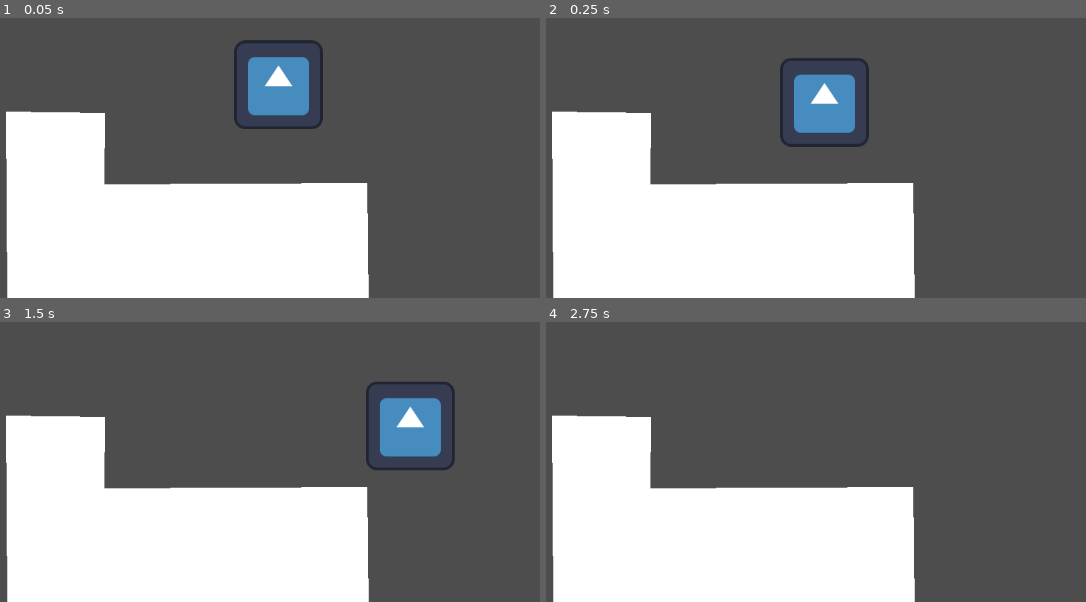
Above: before the commit, frames 1-4 (two rows, left to right).
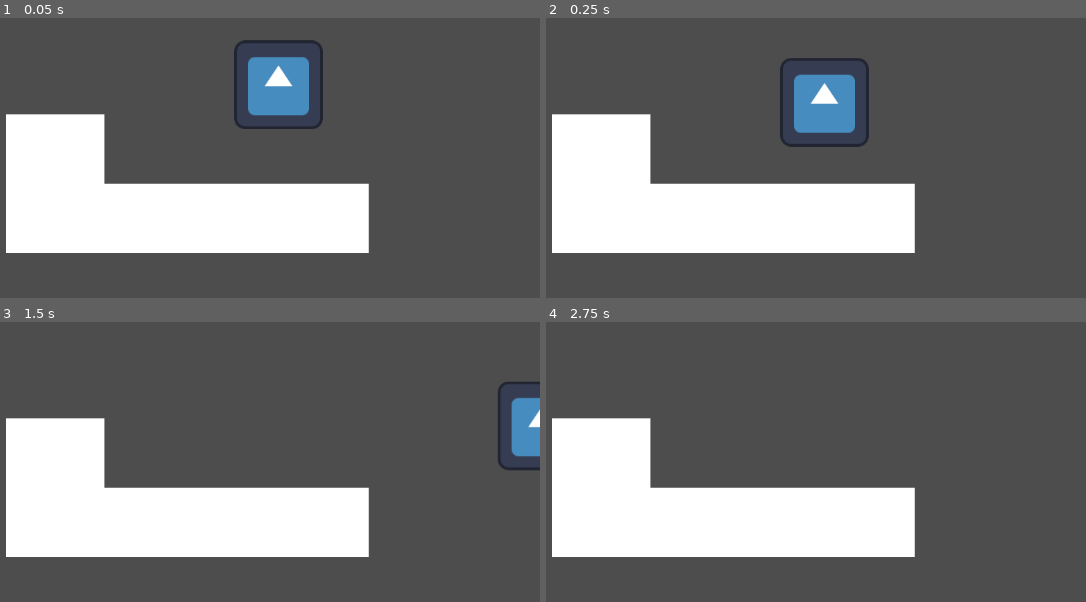
Above: after the commit, the same moments.

Repository: 2024-25-Allen-ISD-Computer-Science/2nd-period-isp-stuff-man
Game: Godot game, scene res://test.tscn
Same seed, same stepped clock (60 frames per second), same inputs: the game is played once before the commit and once after it. The engine's default icon, where the game draws it, is replaced by a stand-in: a white triangle on a blue panel in a dark square.
Inputs:
- Up to frame 1 (0.05 s): no input
- Up to frame 2 (0.25 s): no input
- Up to frame 3 (1.5 s): hold Up (ui_up) 0.53-1.28 s; hold Right (ui_right) from 0.53 s (still down); tap Up (ui_up) at 1.35 s
- Up to frame 4 (2.75 s): tap Up (ui_up) at 1.52, 1.82 s; release Right (ui_right) at 2.03 s; hold Left (ui_left) from 2.03 s (still down); hold Up (ui_up) from 2.03 s (still down)

The runs differ from the first frame. In frame 1, 11% of the frame differs, in the area x 1-69%, y 33-100%; in frame 2, 11%; in frame 3, 16%, in the area x 1-100%, y 21-100%; in frame 4, 11%.

Commit message:
Add files via upload

Diff:
--- a/stuff-man/project.godot
+++ b/stuff-man/project.godot
@@ -15,16 +15,6 @@
 config/features=PackedStringArray("4.3", "Mobile")
 config/icon="res://icon.svg"
 
-[input]
-
-ui_left={
-"deadzone": 0.5,
-"events": [Object(InputEventKey,"resource_local_to_scene":false,"resource_name":"","device":0,"window_id":0,"alt_pressed":false,"shift_pressed":false,"ctrl_pressed":false,"meta_pressed":false,"pressed":false,"keycode":4194319,"physical_keycode":0,"key_label":0,"unicode":0,"location":0,"echo":false,"script":null)
-, Object(InputEventJoypadButton,"resource_local_to_scene":false,"resource_name":"","device":0,"button_index":13,"pressure":0.0,"pressed":false,"script":null)
-, Object(InputEventJoypadMotion,"resource_local_to_scene":false,"resource_name":"","device":0,"axis":0,"axis_value":-1.0,"script":null)
-]
-}
-
 [rendering]
 
 renderer/rendering_method="mobile"
--- a/stuff-man/stuff_man.gd
+++ b/stuff-man/stuff_man.gd
@@ -1,7 +1,7 @@
 extends CharacterBody2D
 
 # Variables
-@export var speed: float = 200        # Movement speed
+@export var speed: float = 400        # Movement speed
 @export var jump_force: float = 400   # Jump strength
 @export var gravity: float = 800      # Gravity applied to the character
 
@@ -19,7 +19,7 @@
 	velocity.x = input_direction * speed
 
 	# Handle jumping
-	if Input.is_action_just_pressed("ui_up") and is_on_floor():
+	if Input.is_action_pressed("ui_up") and is_on_floor():
 		velocity.y = -jump_force
 
 	# Move the character
--- a/stuff-man/test.tscn
+++ b/stuff-man/test.tscn
@@ -7,6 +7,7 @@
 size = Vector2(128, 128)
 
 [node name="Node2D" type="Node2D"]
+metadata/_edit_vertical_guides_ = [3266.0]
 
 [node name="CharacterBody2D" type="CharacterBody2D" parent="."]
 position = Vector2(775, 339)
@@ -16,18 +17,27 @@
 texture = ExtResource("1_5qpco")
 
 [node name="CollisionShape2D" type="CollisionShape2D" parent="CharacterBody2D"]
-position = Vector2(0, -1)
 shape = SubResource("RectangleShape2D_0u723")
 one_way_collision_margin = 0.0
 
-[node name="Polygon2D" type="Polygon2D" parent="."]
+[node name="Polygon2Da1" type="Polygon2D" parent="."]
 position = Vector2(128, 183)
-polygon = PackedVector2Array(254, 196, 256, 466, 777, 475, 775, 299, 396, 301, 397, 198)
+polygon = PackedVector2Array(254, 200, 254, 400, 777, 400, 777, 300, 396, 300, 396, 200)
 
-[node name="StaticBody2D" type="StaticBody2D" parent="Polygon2D"]
+[node name="StaticBody2D" type="StaticBody2D" parent="Polygon2Da1"]
 position = Vector2(523, 399)
 
-[node name="CollisionPolygon2D" type="CollisionPolygon2D" parent="Polygon2D/StaticBody2D"]
-position = Vector2(-2.99997, 1.99998)
+[node name="CollisionPolygon2D" type="CollisionPolygon2D" parent="Polygon2Da1/StaticBody2D"]
+position = Vector2(-2.99997, 0.99998)
 scale = Vector2(1.00347, 1.0175)
-polygon = PackedVector2Array(255.114, -100.246, 256.111, 73.71, -263.087, 63.8821, -265.08, -201.474, -122.575, -199.509, -123.571, -98.2801)
+polygon = PackedVector2Array(256.111, -98.2801, 256.111, 0, -265.08, 0, -265.08, -196.56, -123.571, -196.56, -123.571, -98.2801)
+
+[node name="Polygon2Db1" type="Polygon2D" parent="."]
+polygon = PackedVector2Array(475, 1220, 4070, 1220, 4070, 1980, 475, 1980)
+
+[node name="StaticBody2D" type="StaticBody2D" parent="Polygon2Db1"]
+position = Vector2(3, 0)
+
+[node name="CollisionPolygon2D" type="CollisionPolygon2D" parent="Polygon2Db1/StaticBody2D"]
+polygon = PackedVector2Array(472, 1220, 4067, 1220, 4067, 1980, 472, 1980)
+metadata/_edit_lock_ = true
